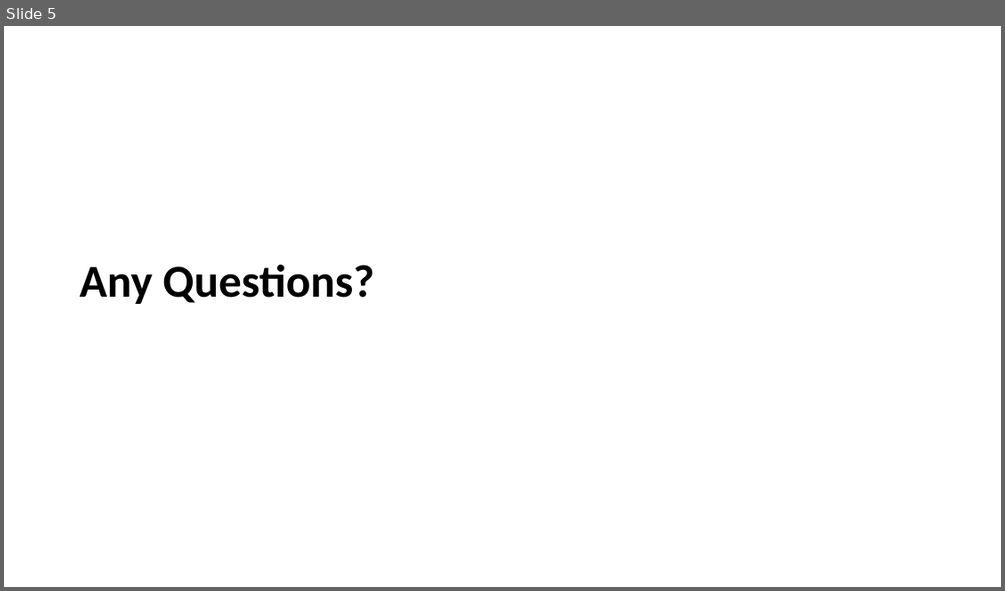
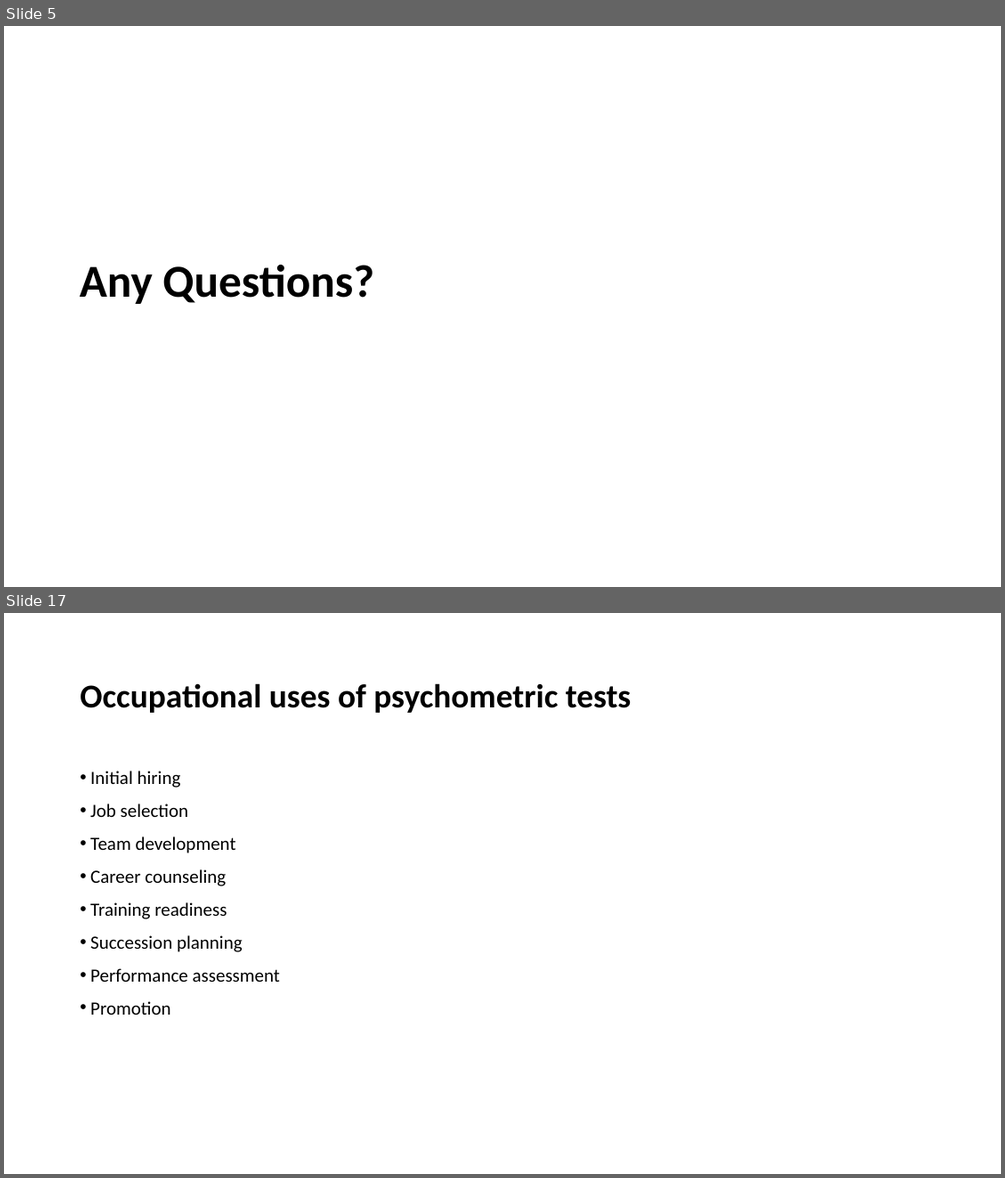
Before and after one commit to LittleMonkeyLab/PS52007Dslides, a slide deck: _site/lectures/Lecture07/Lecture07.pptx. Shown one above the other, each under a label of ours: slide 5 before the commit, slides 5 and 17 after it; the slides between them are not shown. The pictures are 1005x591 and 1005x1178 pixels, drawn with LibreOffice and Linux fonts; fonts in the diff are those of the drawing; background and template pictures are left out. Boxes give left, top, right and bottom in pixels: in the first picture for what was removed or moved away, otherwise in the second. Text is boxed around its words. In the diff, an @@ line names an element or a change of style, - is before the commit and + after.

```diff
--- a/_site/lectures/Lecture07/Lecture07.pptx
+++ b/_site/lectures/Lecture07/Lecture07.pptx
@@ slide 17 added at <box>4,613,1001,1174</box>, background #FFFFFF @@
@@ title added at <box>80,683,631,713</box>, 32 pt, text #000000, bold @@
+Occupational uses of psychometric tests
@@ text added at <box>90,771,280,1014</box>, 18 pt, text #000000 @@
+• Initial hiring
+• Job selection
+• Team development
+• Career counseling
+• Training readiness
+• Succession planning
+• Performance assessment
+• Promotion
```
Also in this commit, not shown: 3 slides changed, 25 other slides added, 2 slides removed, 34 other files.
